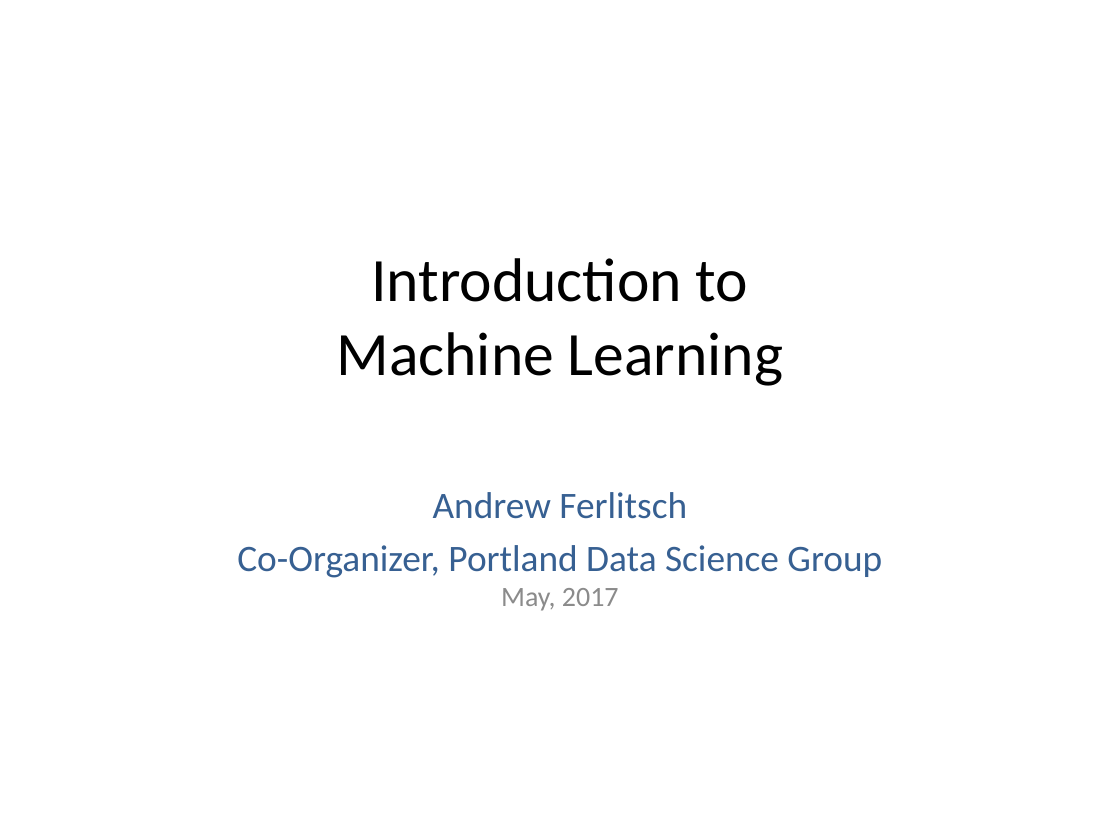
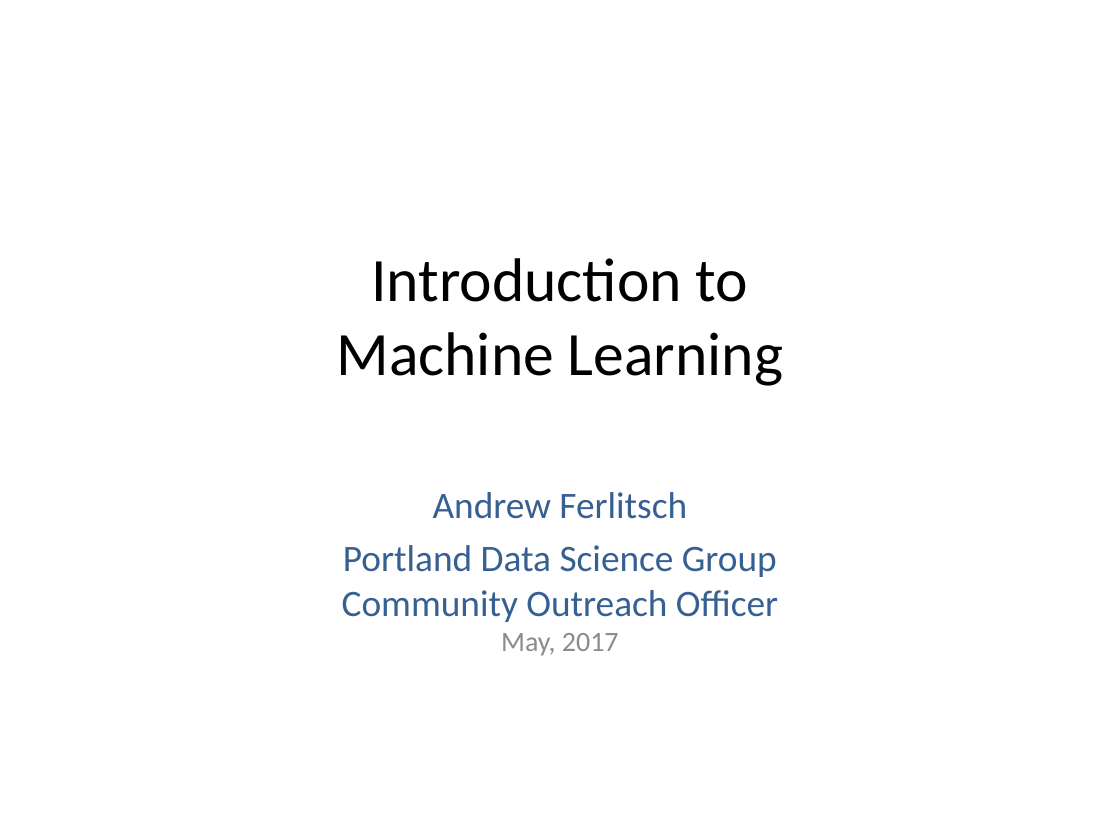
Before and after one commit to andrewferlitsch/Portland-Data-Science-Group, a slide deck: slide 1 of Presentations/ML Intro.pptx. Drawn at 1120x840 pixels with LibreOffice and Linux fonts; fonts in the diff are those of the drawing. Boxes give left, top, right and bottom in pixels: in the first picture for what was removed or moved away, otherwise in the second. Text is boxed around its words. In the diff, an @@ line names an element or a change of style, - is before the commit and + after.

Commit message:
new presentation

```diff
--- a/Presentations/ML Intro.pptx
+++ b/Presentations/ML Intro.pptx
@@ subtitle at box(342, 545, 778, 656): text changed @@
-Co-Organizer, Portland Data Science Group
-May, 2017
+Portland Data Science Group
+Community Outreach Officer
+May, 2017
```
Also in this commit, not shown: 2 other files.
